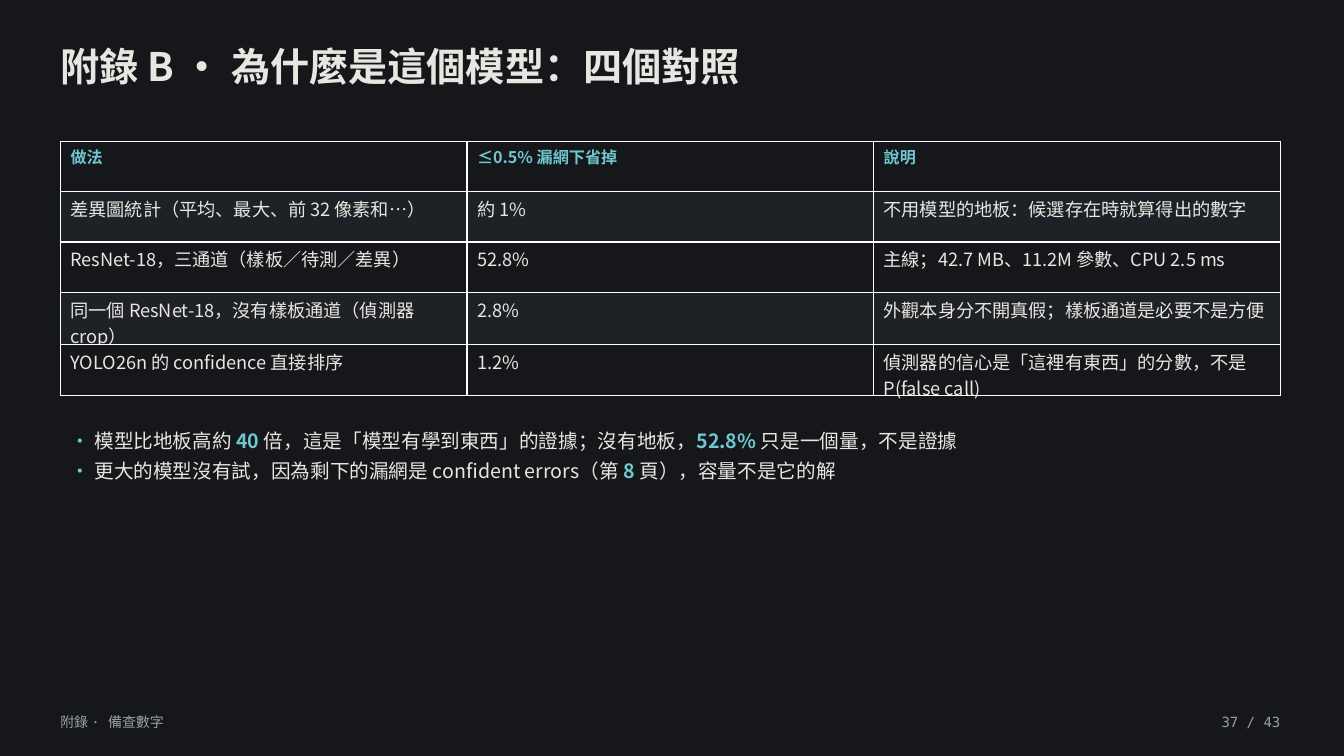
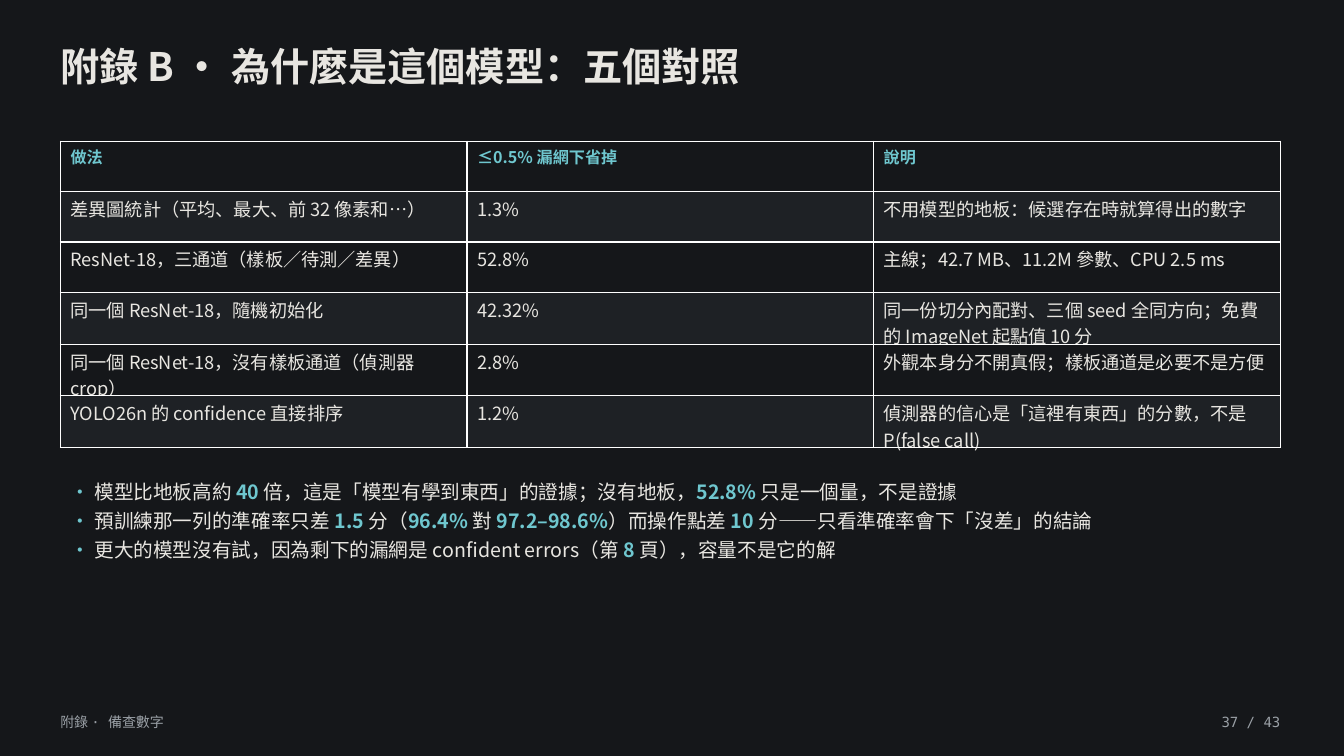
Before and after one commit to lin891020/aoi-agent, a slide deck: slide 37 of docs/deck/aoi-agent-journey.zh-TW.pptx. Drawn at 1344x756 pixels with LibreOffice and Linux fonts; fonts in the diff are those of the drawing. Boxes give left, top, right and bottom in pixels: in the first picture for what was removed or moved away, otherwise in the second. Text is boxed around its words. In the diff, an @@ line names an element or a change of style, - is before the commit and + after.

```diff
--- a/docs/deck/aoi-agent-journey.zh-TW.pptx
+++ b/docs/deck/aoi-agent-journey.zh-TW.pptx
@@ text at (60,47,740,85): text changed @@
-附錄 B · 為什麼是這個模型：四個對照
+附錄 B · 為什麼是這個模型：五個對照
@@ table at (60,141,1279,455) @@
-row 2, column 2: 約 1%
+row 2, column 2: 1.3%
+row 4: 同一個 ResNet-18，隨機初始化 | 42.32% | 同一份切分內配對、三個 seed 全同方向；免費的 ImageNet 起點值 10 分
@@ text "• 模型比地板高約 40 倍，這是「模型有學到東西」的證據；沒有地板，52.8% 只是一個量，不是證據": place and size @@
-text "• 模型比地板高約 40 倍，這是「模型有學到東西」的證據；沒有地板，52.8% 只是一個量，不是證據" at (94,431,957,480)
+text "• 模型比地板高約 40 倍，這是「模型有學到東西」的證據；沒有地板，52.8% 只是一個量，不是證據" at (94,482,1093,559)
@@ text at (94,511,1093,530): paragraph added @@
+• 預訓練那一列的準確率只差 1.5 分（96.4% 對 97.2–98.6%）而操作點差 10 分——只看準確率會下「沒差」的結論
```
Also in this commit, not shown: 3 other files.
